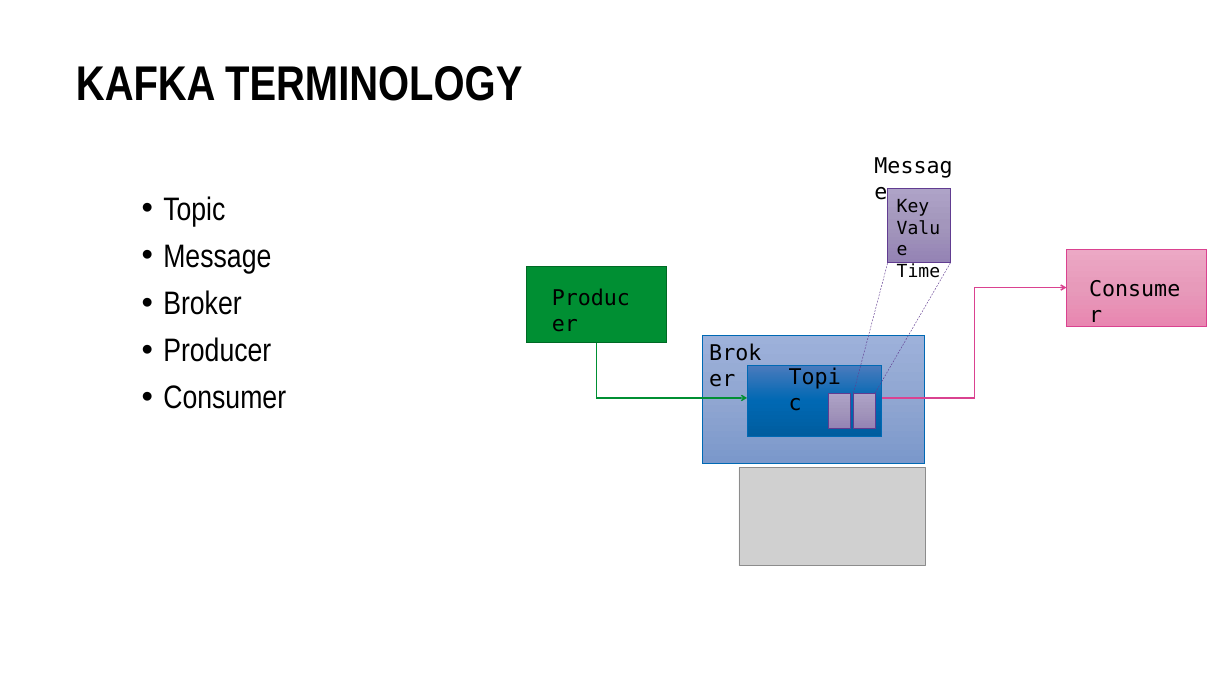
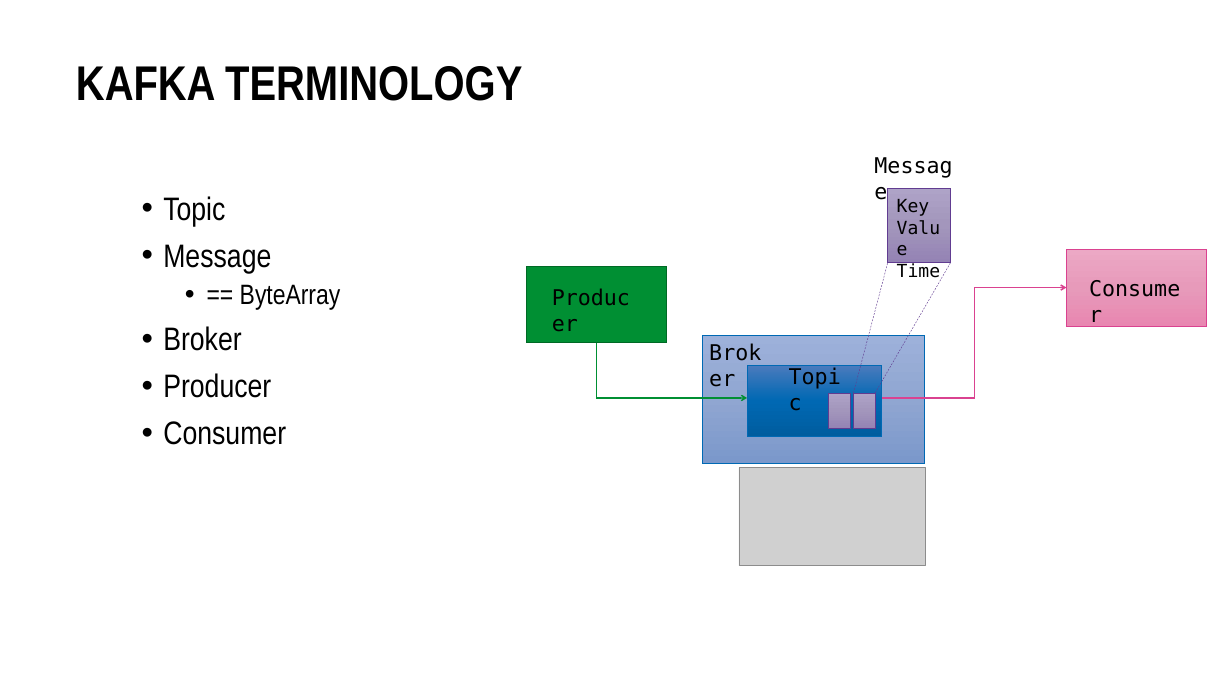
Before and after one commit to MaartenSmeets/kafka-workshop, a slide deck: slide 9 of Kafka_SIG_09feb2017.pptx. Drawn at 1232x693 pixels with LibreOffice and Linux fonts; fonts in the diff are those of the drawing; grey boxes stand for pictures; background and template pictures are left out. Boxes give left, top, right and bottom in pixels: in the first picture for what was removed or moved away, otherwise in the second. Text is boxed around its words. In the diff, an @@ line names an element or a change of style, - is before the commit and + after.

```diff
--- a/Kafka_SIG_09feb2017.pptx
+++ b/Kafka_SIG_09feb2017.pptx
@@ text at <box>240,284,341,310</box>: paragraph added @@
+  • == ByteArray
```
Also in this commit, not shown: 6 other slides changed, 9 slides added, 3 slides removed.
